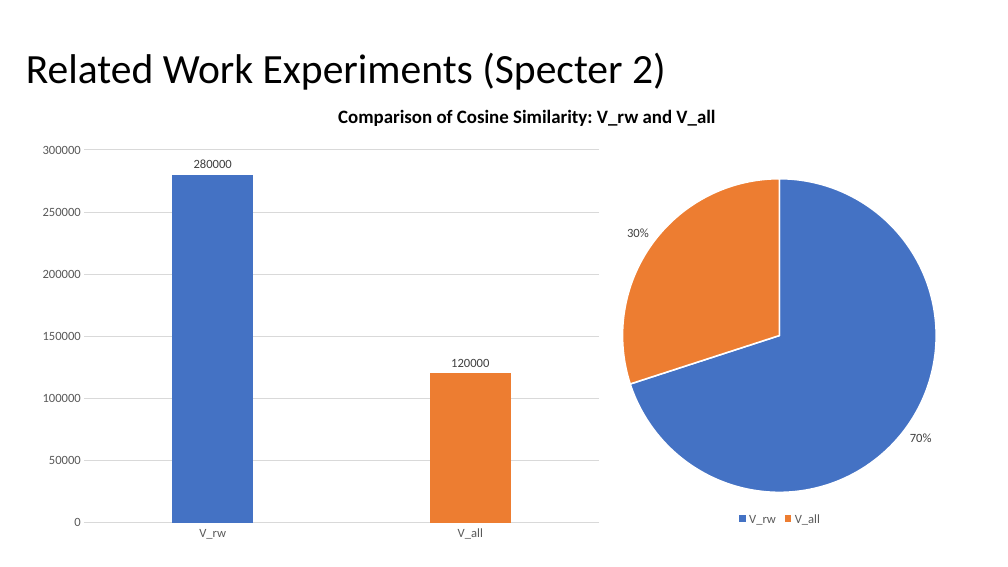
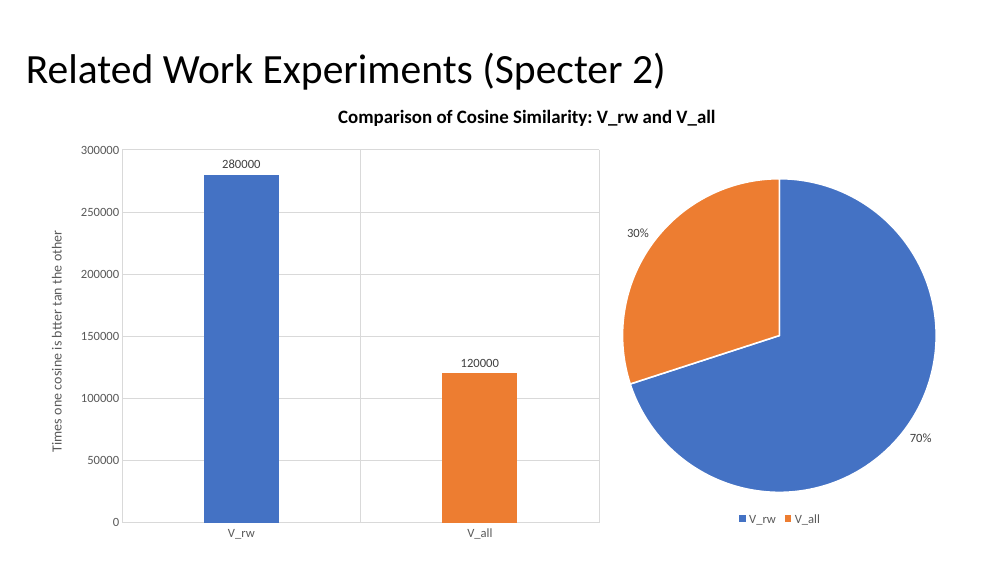
Before and after one commit to kwchurch/JSALT_Better_Together, a slide deck: slide 22 of slides/final_presentation_draft/Experiments/Related_Work_Hypothesis_final.pptx. Drawn at 1008x567 pixels with LibreOffice and Linux fonts; fonts in the diff are those of the drawing. Boxes give left, top, right and bottom in pixels: in the first picture for what was removed or moved away, otherwise in the second. Text is boxed around its words. In the diff, an @@ line names an element or a change of style, - is before the commit and + after.

```diff
--- a/slides/final_presentation_draft/Experiments/Related_Work_Hypothesis_final.pptx
+++ b/slides/final_presentation_draft/Experiments/Related_Work_Hypothesis_final.pptx
@@ column chart at [31, 134, 611, 549] @@
@@ value axis title "" to "Times one cosine is btter tan the other " @@
@@ category axis changed @@
```
Also in this commit, not shown: 3 other slides changed.
